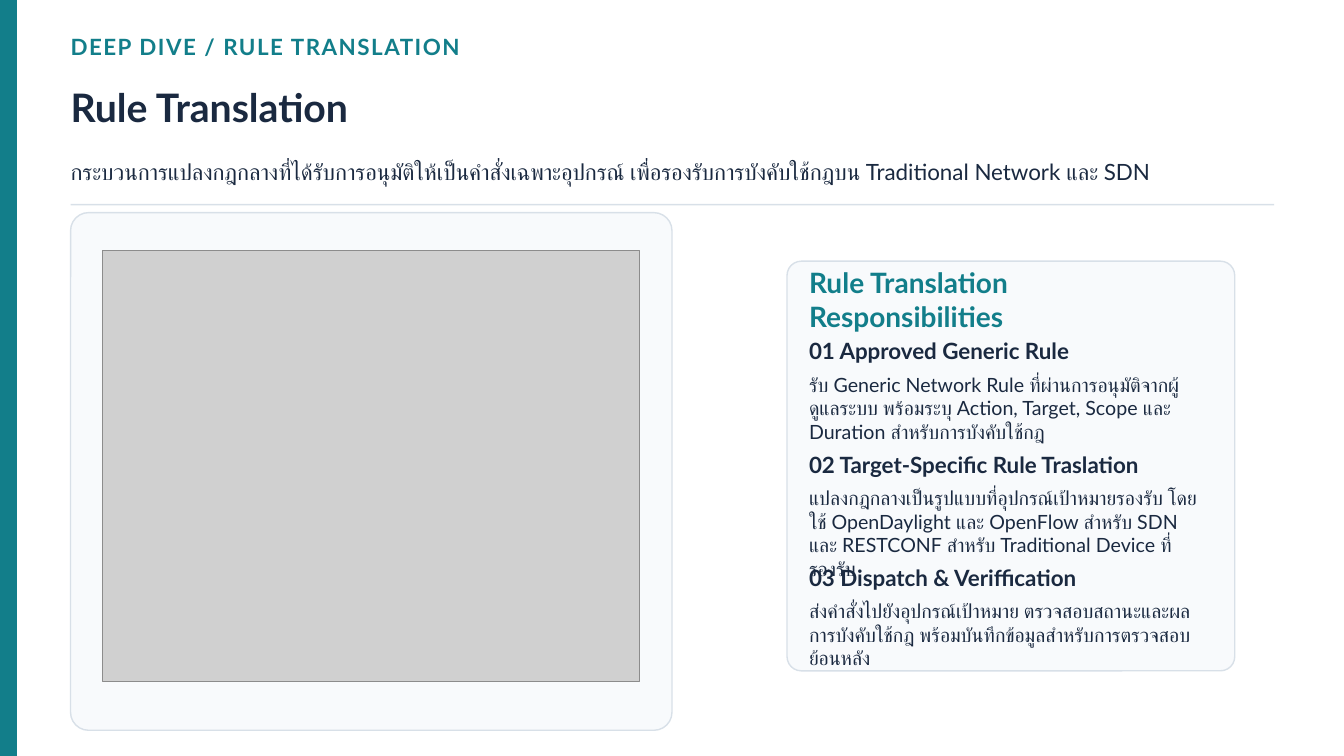
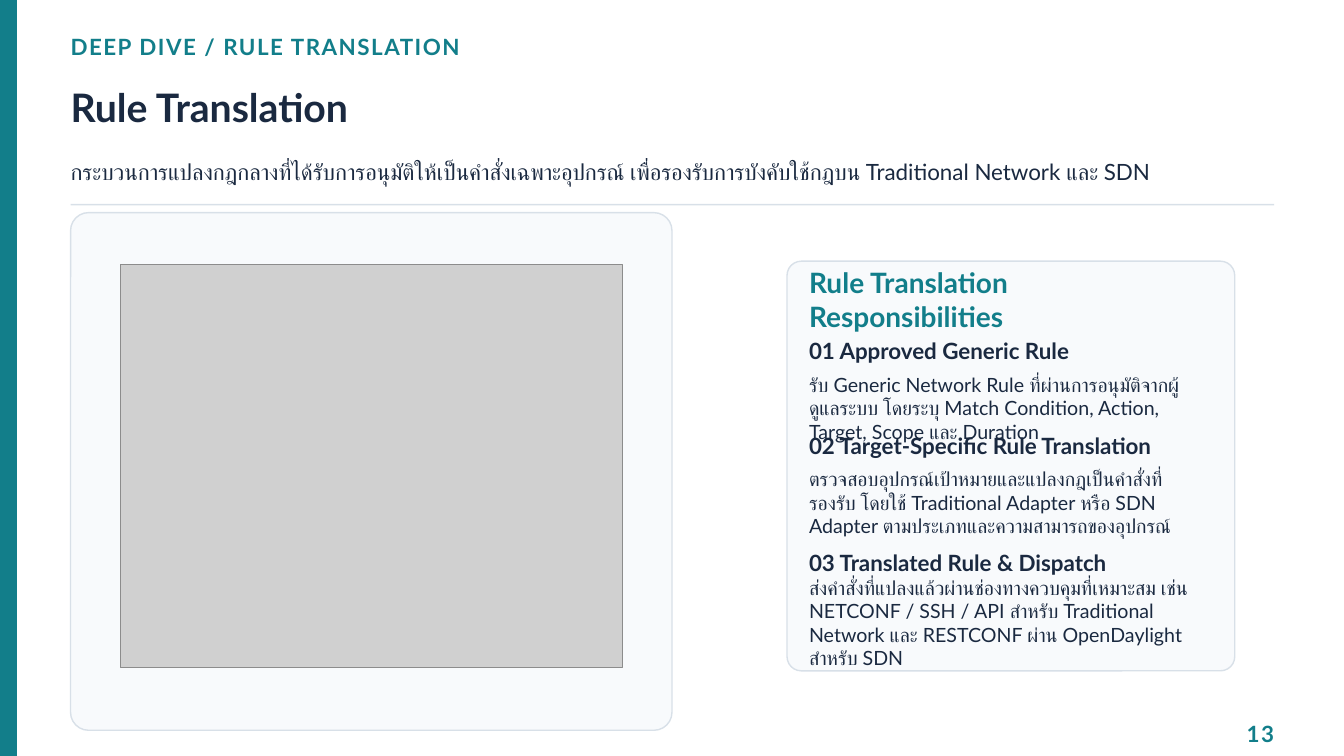
Before and after one commit to Jesadaphoukrongthong/Hybrid-Network-Monitoring-and-Policy-Orchestration-Framework, a slide deck: slide 14 of docs/paper/Hybrid_Framework_Presentation.pptx (slide 13 before the commit). Drawn at 1344x756 pixels with LibreOffice and Linux fonts; fonts in the diff are those of the drawing; grey boxes stand for pictures. Boxes give left, top, right and bottom in pixels: in the first picture for what was removed or moved away, otherwise in the second. Text is boxed around its words. In the diff, an @@ line names an element or a change of style, - is before the commit and + after.

```diff
--- a/docs/paper/Hybrid_Framework_Presentation.pptx
+++ b/docs/paper/Hybrid_Framework_Presentation.pptx
@@ picture: place and size @@
-picture at [103, 250, 640, 682]
+picture at [120, 264, 622, 667]
@@ text at [809, 377, 1180, 446]: text changed @@
-รับ Generic Network Rule ที่ผ่านการอนุมัติจากผู้ดูแลระบบ พร้อมระบุ Action, Target, Scope และ Duration สำหรับการบังคับใช้กฎ
+รับ Generic Network Rule ที่ผ่านการอนุมัติจากผู้ดูแลระบบ โดยระบุ Match Condition, Action, Target, Scope และ Duration
@@ text at [809, 434, 1170, 539]: text changed @@
-02 Target-Specific Rule Traslation
-แปลงกฎกลางเป็นรูปแบบที่อุปกรณ์เป้าหมายรองรับ โดยใช้ OpenDaylight และ OpenFlow สำหรับ SDN และ RESTCONF สำหรับ Traditional Device ที่รองรับ
+02 Target-Specific Rule Translation
+ตรวจสอบอุปกรณ์เป้าหมายและแปลงกฎเป็นคำสั่งที่รองรับ โดยใช้ Traditional Adapter หรือ SDN Adapter ตามประเภทและความสามารถของอุปกรณ์
@@ text at [809, 554, 1188, 665]: text changed @@
-03 Dispatch & Veriffication
-ส่งคำสั่งไปยังอุปกรณ์เป้าหมาย ตรวจสอบสถานะและผลการบังคับใช้กฎ พร้อมบันทึกข้อมูลสำหรับการตรวจสอบย้อนหลัง
+03 Translated Rule & Dispatch
+ส่งคำสั่งที่แปลงแล้วผ่านช่องทางควบคุมที่เหมาะสม เช่น NETCONF / SSH / API สำหรับ Traditional Network และ RESTCONF ผ่าน OpenDaylight สำหรับ SDN
@@ text added at [1247, 725, 1274, 742], 16 pt, text #127E8A, bold @@
+13
```
Also in this commit, not shown: 12 other slides changed, 4 slides added, 8 slides removed, 6 other files.
